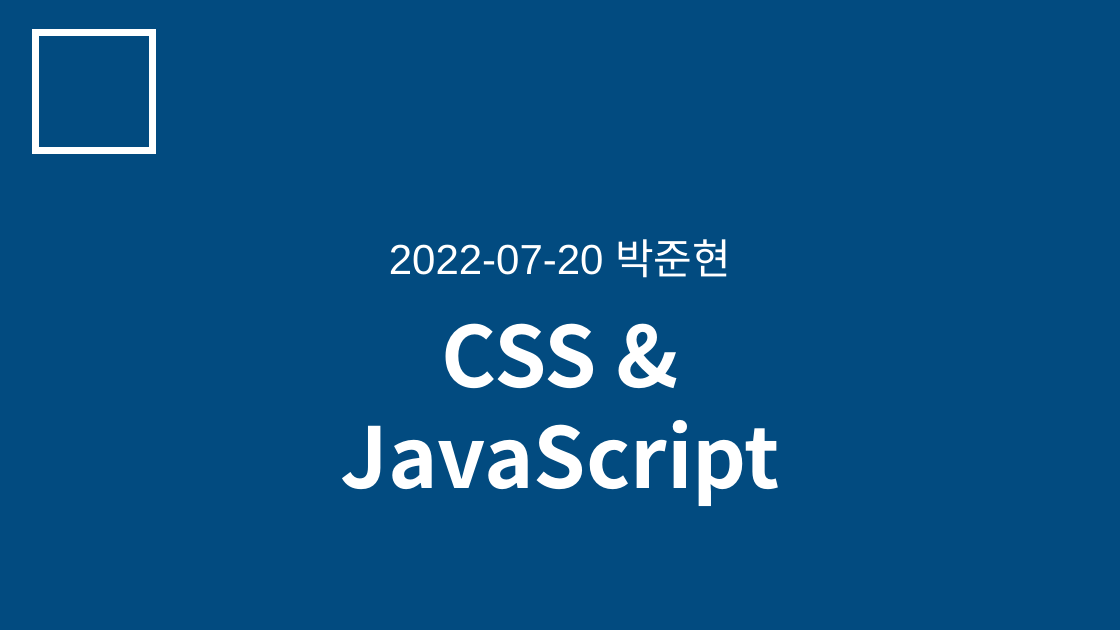
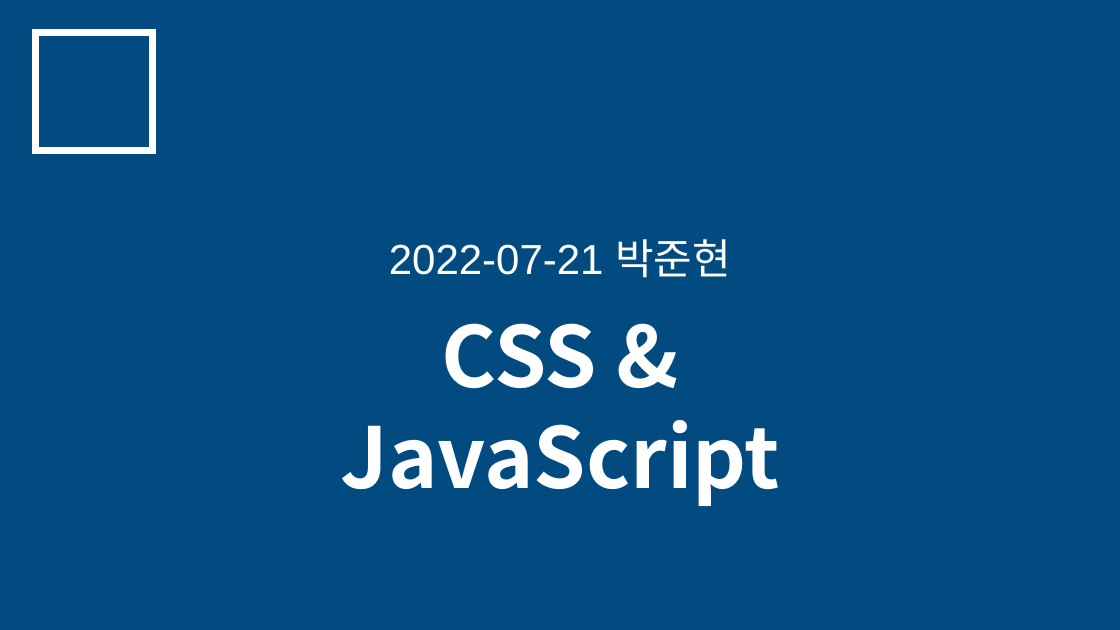
Before and after one commit to JunHyeon3/Practice, a slide deck: slide 1 of 교육내용 ppt정리/220721_박준현_교육내용 정리(CSS+JavaScript).pptx. Drawn at 1120x630 pixels with LibreOffice and Linux fonts; fonts in the diff are those of the drawing. Boxes give left, top, right and bottom in pixels: in the first picture for what was removed or moved away, otherwise in the second. Text is boxed around its words. In the diff, an @@ line names an element or a change of style, - is before the commit and + after.

```diff
--- a/교육내용 ppt정리/220721_박준현_교육내용 정리(CSS+JavaScript).pptx
+++ b/교육내용 ppt정리/220721_박준현_교육내용 정리(CSS+JavaScript).pptx
@@ text at bbox=[389, 239, 731, 278]: text changed @@
-2022-07-20 박준현
+2022-07-21 박준현
```
Also in this commit, not shown: 1 slide removed, 39 other files.
